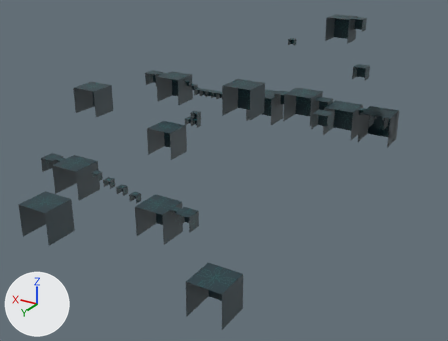
Before and after pictures for a commit that changed the FBX model UnityProject/Assets/Contents/Scene/Game/Ingame/World/Stage/ActionGame/Map/ActionMap.fbx.
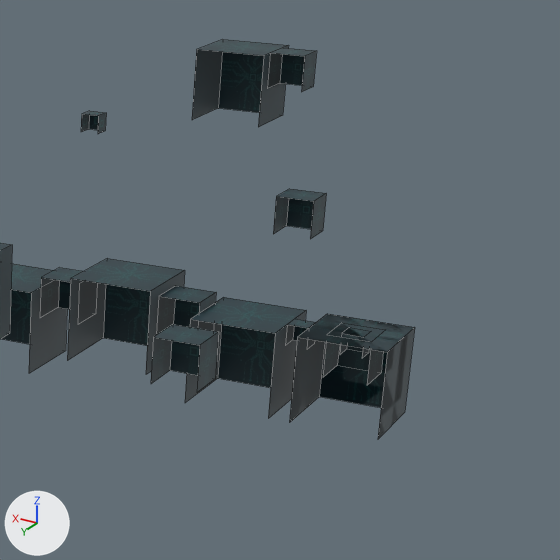
There are two pictures of each version: one whole from a 50 mm lens placed at (-45.4, 155.6, 50.5), pointed at (37.6, 17.2, -18.7), one close up on the part from 58% to 100% of the width and 0% to 55% of the height. Lighting does not change. The marker at lower left points along +X, +Y and +Z. The close-ups show mesh edges as thin lines. Objects named as collision shapes, trigger or cutter boxes, shadow casters or lower levels of detail are left out. Where no turn or scale is listed for an object, it has been applied to the vertices.

Objects in the first close-up: 'MapTile_A.001', 'MapTile_A.002', 'MapTile_A.003', 'MapTile_A.004', 'MapTile_A.008', 'MapTile_A.009', 'MapTile_B', 'MapTile_B.001', 'MapTile_B.002', 'MapTile_B.006', 'MapTile_B.007', 'MapTile_B.008'.
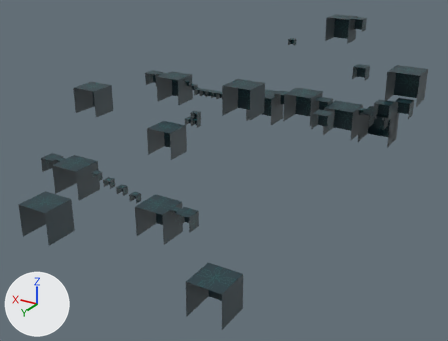
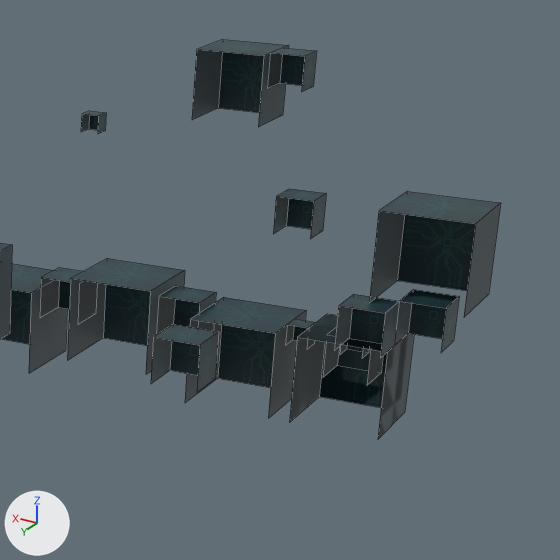
What differs and where, as boxes [x1, y1, x2, y2] in the close-ups (560 x 560 px):
'MapTile_A.014', added: after [369, 191, 501, 317]
'MapTile_B.010', added: after [334, 294, 399, 358]
'MapTile_B.009', added: after [394, 290, 459, 353]

What the commit changed:
Object 'MapTile_B.009' (ob_maptile_b_009) is new; it shows a copy of the mesh of ob_maptile_b.
Its location is (-6.0, 0.0, 4.0).
Object 'MapTile_B.010' (ob_maptile_b_010) is new; it shows a copy of the mesh of ob_maptile_b.
Its location is (-2.0, 4.0, 4.0).
Object 'MapTile_A.014' (ob_maptile_a_014) is new; it shows a copy of the mesh of ob_maptile_a_003.
Its location is (-6.0, 0.0, 12.0).
